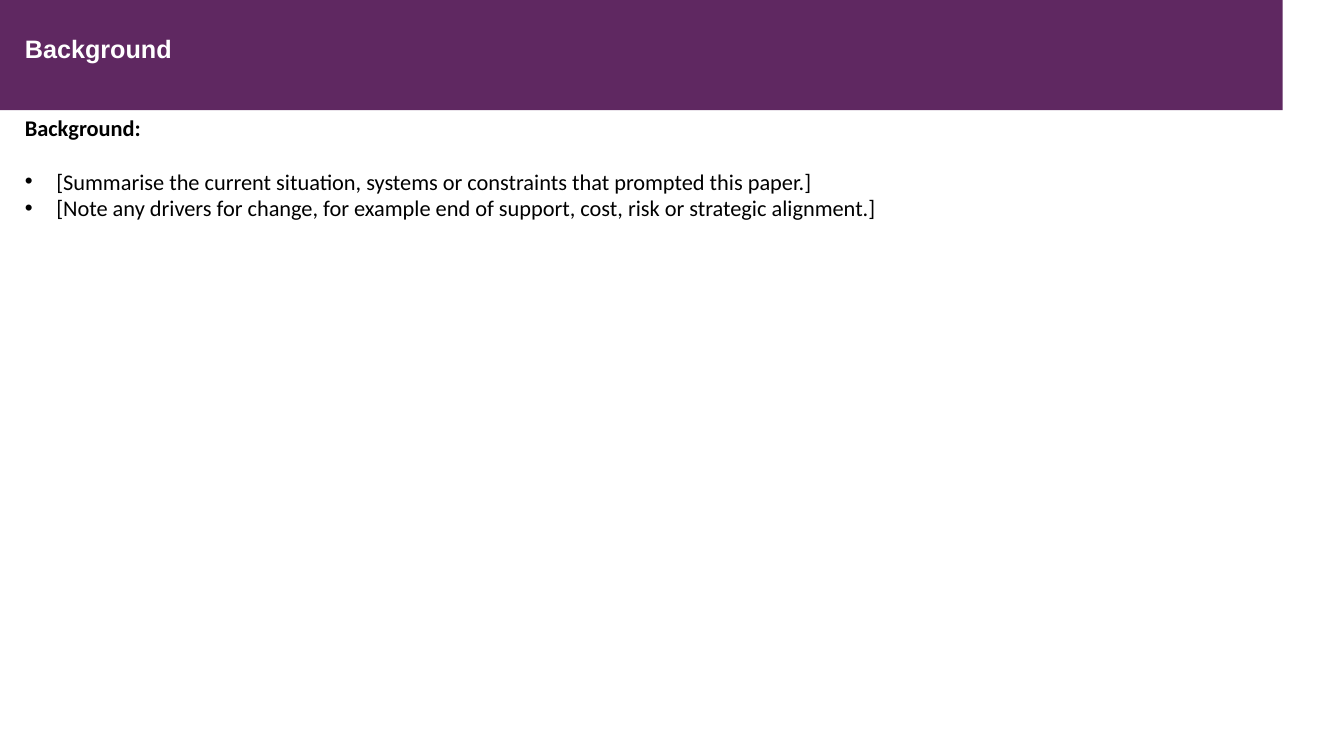
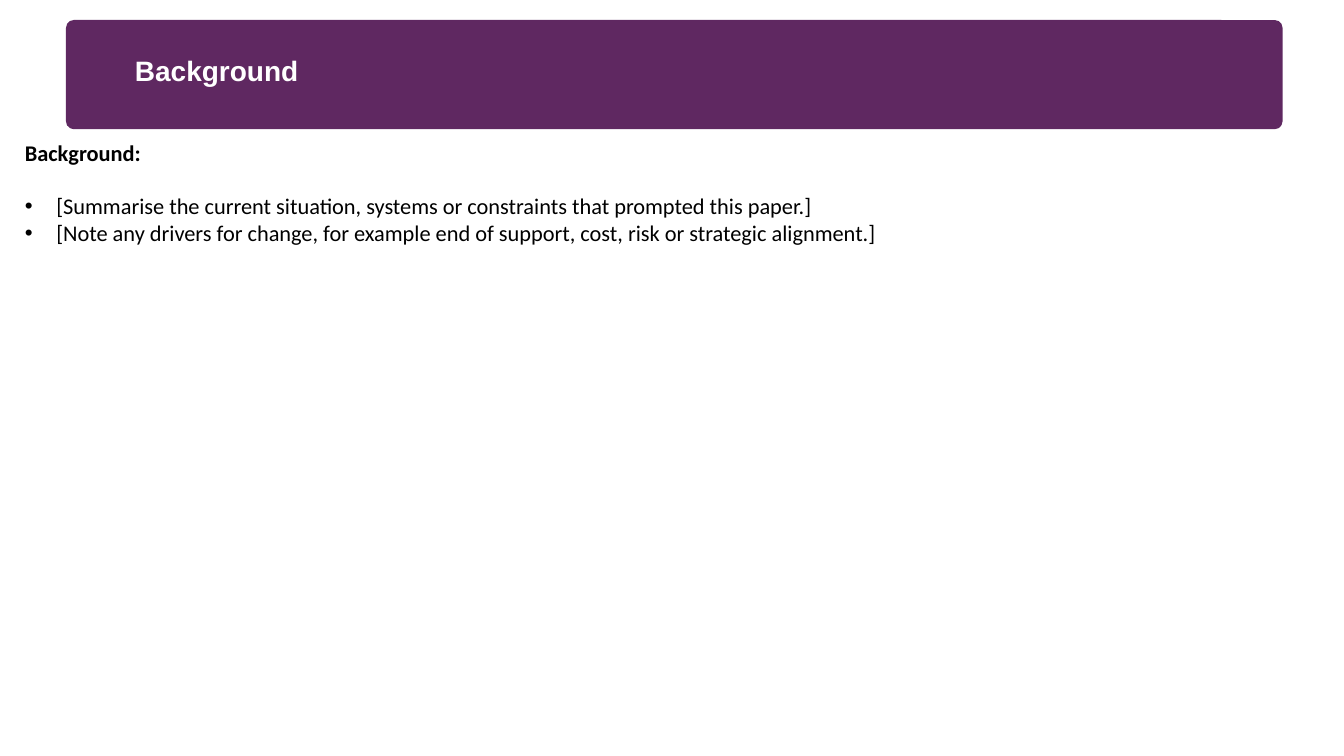
Before and after one commit to davegarner/Template-Documentation, a slide deck: slide 5 of Finalised Templates/PowerPoint/Architecture_Options_Paper_Template.pptx. Drawn at 1344x756 pixels with LibreOffice and Linux fonts; fonts in the diff are those of the drawing; background and template pictures are left out. Boxes give left, top, right and bottom in pixels: in the first picture for what was removed or moved away, otherwise in the second. Text is boxed around its words. In the diff, an @@ line names an element or a change of style, - is before the commit and + after.

```diff
--- a/Finalised Templates/PowerPoint/Architecture_Options_Paper_Template.pptx
+++ b/Finalised Templates/PowerPoint/Architecture_Options_Paper_Template.pptx
@@ rectangle removed at bbox=[0, 0, 1282, 110] @@
@@ rounded rectangle added at bbox=[67, 20, 1284, 129], fill #5F2861 @@
@@ title "Background": place and size @@
-title "Background" at bbox=[25, 39, 172, 63]
+title "Background" at bbox=[135, 60, 298, 86]
@@ title "Background" at bbox=[135, 60, 298, 86]: size 18 to 20 pt @@
@@ text "Background:": place and size @@
-text "Background:" at bbox=[25, 120, 876, 220]
+text "Background:" at bbox=[25, 145, 876, 245]
```
Also in this commit, not shown: 1 other slide changed, 1 other file.
